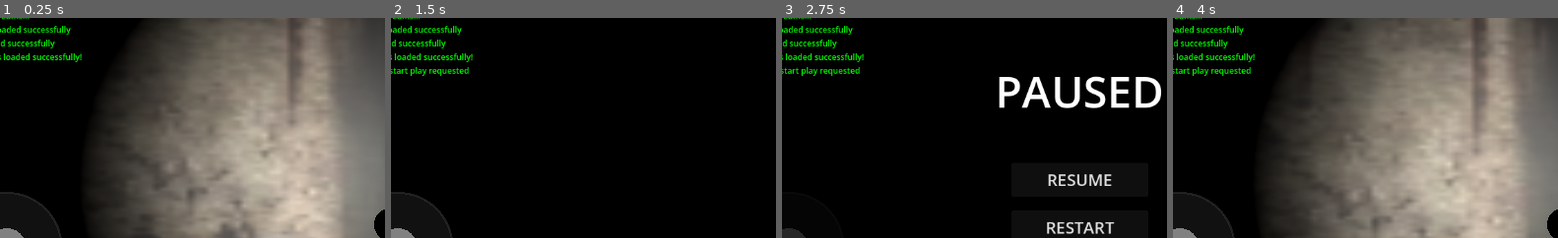
Above: before the commit, frames 1-4 (left to right).
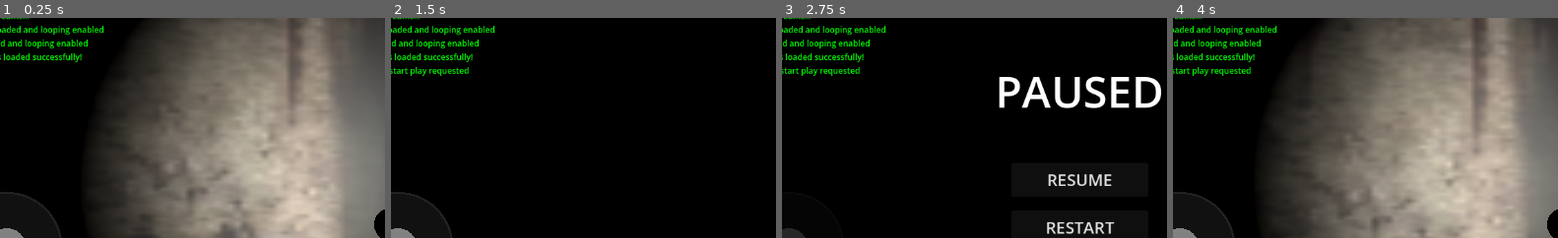
Above: after the commit, the same moments.

Repository: vanam-hansika/escape-From-Monster
Game: Godot game, scene res://main.tscn
The game is run twice, just before and just after one commit, with the same random seed, the same clock (stepped at 60 frames per second) and the same inputs.
Inputs (mouse positions are % of the whole screen's width and height, from its top left):
- Up to frame 1 (0.25 s): no input
- Up to frame 2 (1.5 s): click "SPRINT" at 0.5 s; click "FLASHLIGHT" at 1.25 s
- Up to frame 3 (2.75 s): click "PAUSE" at 2 s
- Up to frame 4 (4 s): click "RESTART" at 2.75 s; tap Enter at 3.5 s; move the mouse to (57, 50) at 3.52 s; hold W (move_forward) from 3.53 s (still down); tap Shift (sprint) at 3.6 s
The pictures show only the part of the screen within x 12-62%, y 17-67%; the shares and areas given below are measured in that part.

The runs differ from the first frame. In frame 1, 0.9% of the frame differs, in the area x 2-28%, y 3-14%; in frame 2, 0.9%; in frame 3, 0.9%; in frame 4, 0.9%.

Commit message:
Fix looping for ambient drone and wind noise WAV assets

Diff:
--- a/audio_manager.gd
+++ b/audio_manager.gd
@@ -158,8 +158,10 @@
 	if ui and ui.has_method("custom_log"): ui.custom_log("LOG: Loading audio streams...")
 
 	ambient_player.stream = load("res://ambient_drone.wav")
+	if ambient_player.stream:
+		ambient_player.stream.loop_mode = AudioStreamWAV.LOOP_FORWARD
 	ambient_player.volume_db = -10.0
-	if ui and ui.has_method("custom_log"): ui.custom_log("LOG: Ambient drone loaded successfully")
+	if ui and ui.has_method("custom_log"): ui.custom_log("LOG: Ambient drone loaded and looping enabled")
 
 	var peaceful_music_stream = load("res://peaceful music.mp3")
 	if peaceful_music_stream:
@@ -185,8 +187,10 @@
 		win_stream = win_s
 
 	wind_player.stream = load("res://wind_noise.wav")
+	if wind_player.stream:
+		wind_player.stream.loop_mode = AudioStreamWAV.LOOP_FORWARD
 	wind_player.volume_db = -18.0
-	if ui and ui.has_method("custom_log"): ui.custom_log("LOG: Wind noise loaded successfully")
+	if ui and ui.has_method("custom_log"): ui.custom_log("LOG: Wind noise loaded and looping enabled")
 
 	heartbeat_player.stream = load("res://heartbeat.wav")
 
